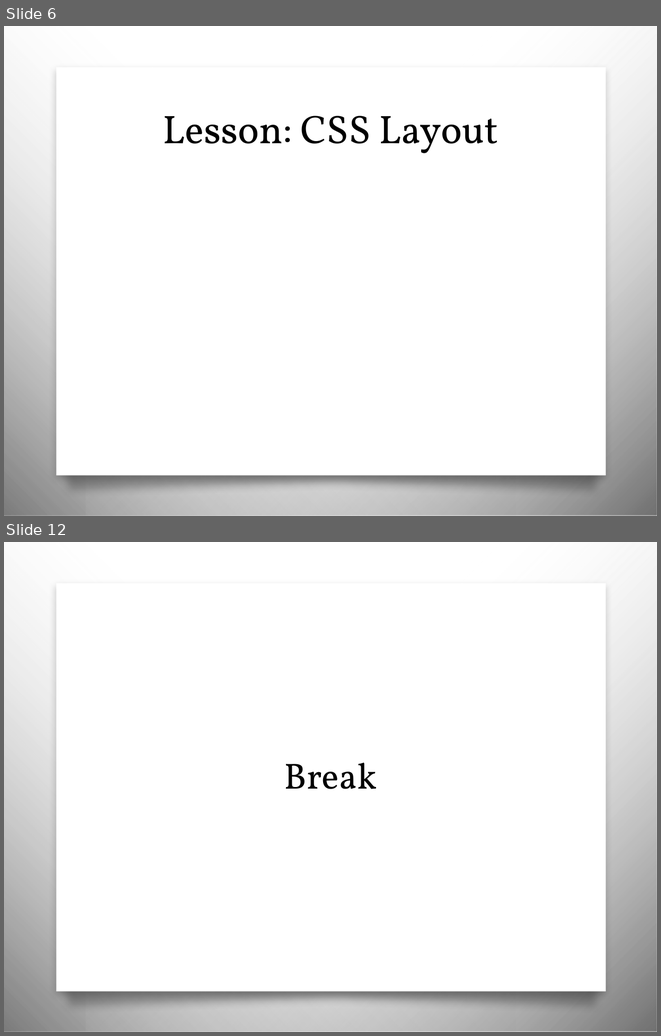
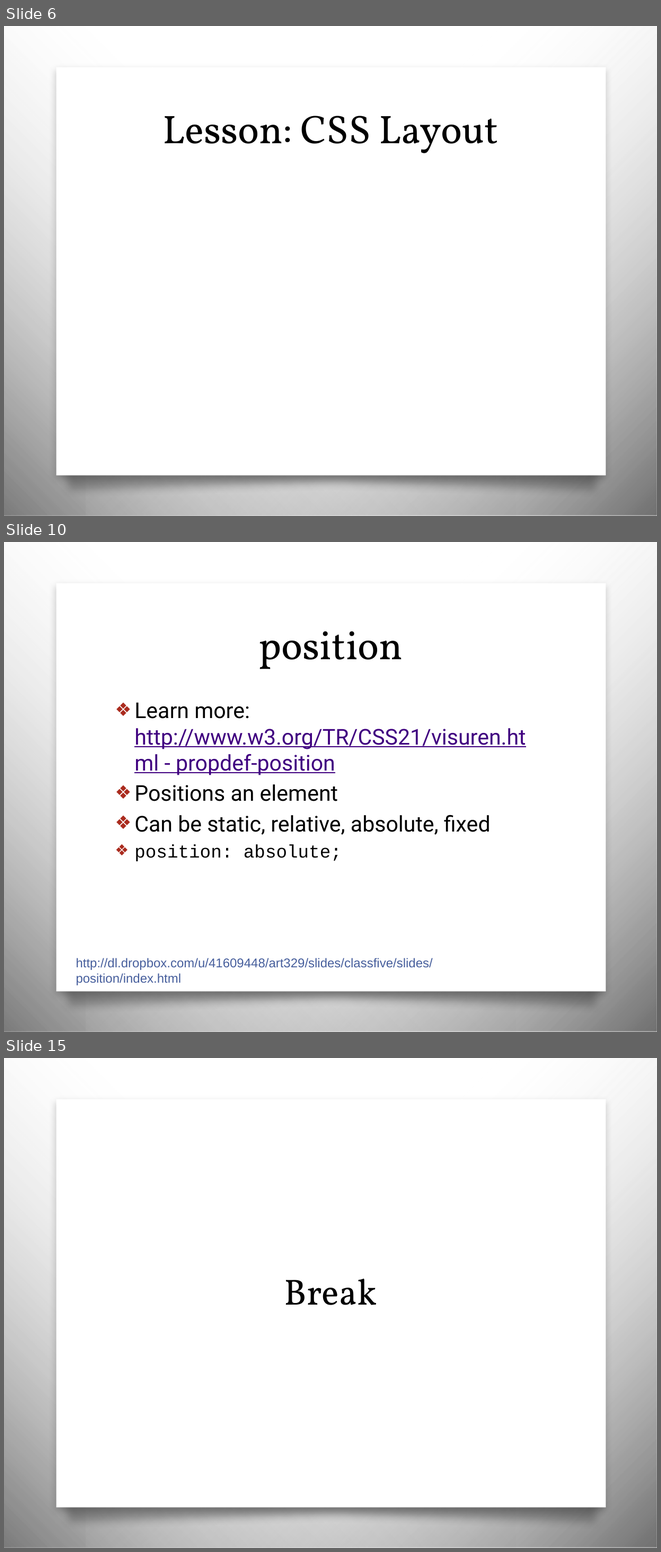
Before and after one commit to awayken/USF-ART329, a slide deck: slides/classfive/slides.pptx. Shown one above the other, each under a label of ours: slides 6 and 12 before the commit, slides 6, 10 and 15 after it; the slides between them are not shown. The pictures are 661x1036 and 661x1552 pixels, drawn with LibreOffice and Linux fonts; fonts in the diff are those of the drawing; background and template pictures are left out. Boxes give left, top, right and bottom in pixels: in the first picture for what was removed or moved away, otherwise in the second. Text is boxed around its words. In the diff, an @@ line names an element or a change of style, - is before the commit and + after.

Commit message:
Class Five.

```diff
--- a/slides/classfive/slides.pptx
+++ b/slides/classfive/slides.pptx
@@ slide 10 added at (x1=4, y1=542, x2=657, y2=1032), background picture (left out); not listed: 4 template elements that a slide beside it also shows @@
@@ title added at (x1=259, y1=631, x2=403, y2=669), 44 pt, text #000000 @@
+position
@@ text added at (x1=134, y1=702, x2=526, y2=861), 24 pt, text #000000 @@
+❖ Learn more: http://www.w3.org/TR/CSS21/visuren.html - propdef-position
+❖ Positions an element
+❖ Can be static, relative, absolute, fixed
+❖ position: absolute;
@@ text added at (x1=76, y1=958, x2=433, y2=985), 14 pt, text #465E9C @@
+http://dl.dropbox.com/u/41609448/art329/slides/classfive/slides/position/index.html
@@ what was slide 12 is now slide 15 @@
```
Also in this commit, not shown: 4 slides changed, 21 other slides added, 2 slides removed, 30 other files.
